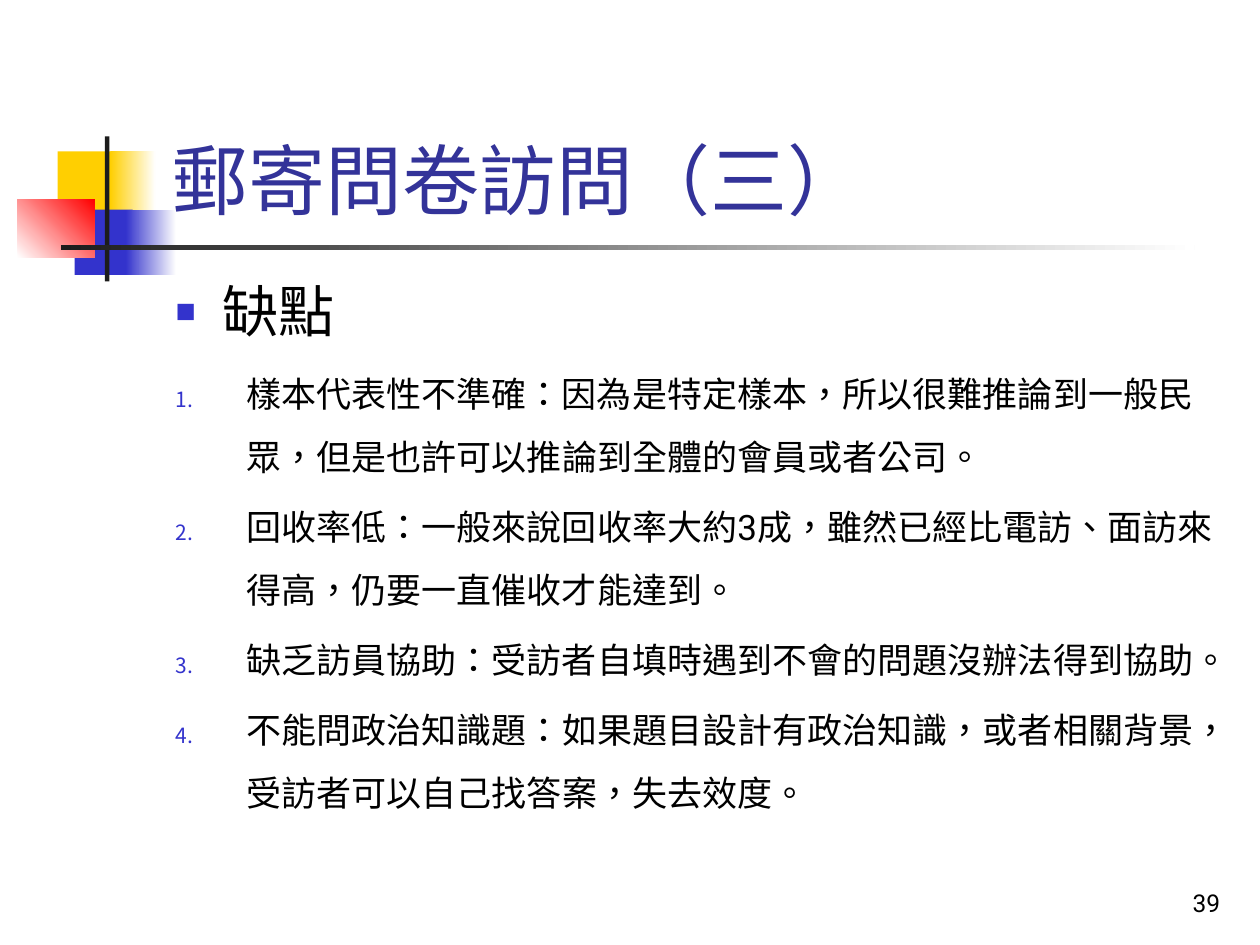
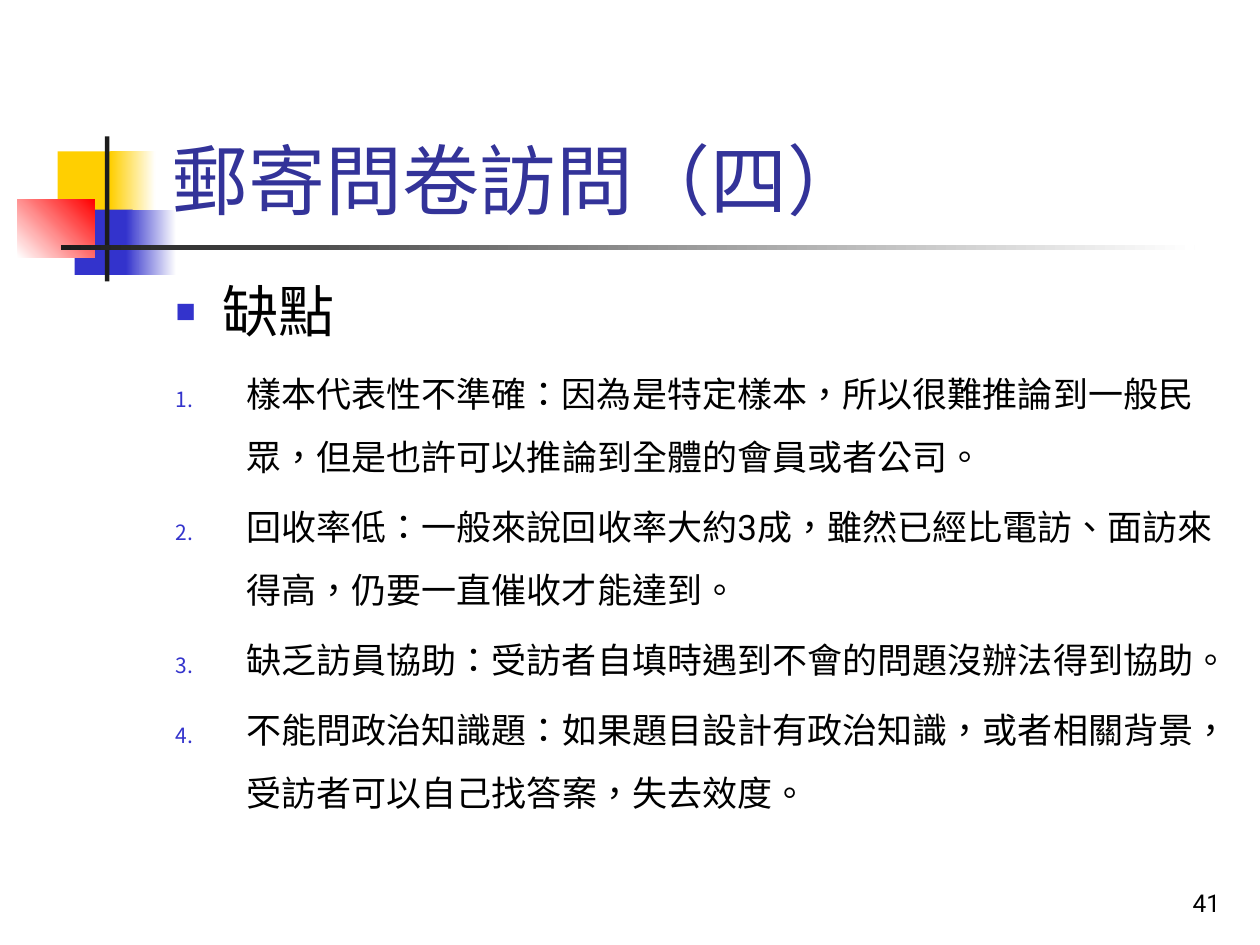
Before and after one commit to TsaiChiahung/PublicOpinion2026, a slide deck: slide 41 of 投影片/民意與調查Week3.pptx (slide 39 before the commit). Drawn at 1260x945 pixels with LibreOffice and Linux fonts; fonts in the diff are those of the drawing. Boxes give left, top, right and bottom in pixels: in the first picture for what was removed or moved away, otherwise in the second. Text is boxed around its words. In the diff, an @@ line names an element or a change of style, - is before the commit and + after.

```diff
--- a/投影片/民意與調查Week3.pptx
+++ b/投影片/民意與調查Week3.pptx
@@ title at (171, 143, 864, 216): text changed @@
-郵寄問卷訪問（三）
+郵寄問卷訪問（四）
@@ page number at (1193, 894, 1221, 912): text changed @@
-39
+41
```
Also in this commit, not shown: 8 other slides changed, 3 slides added, 2 slides removed, 1 other file.
